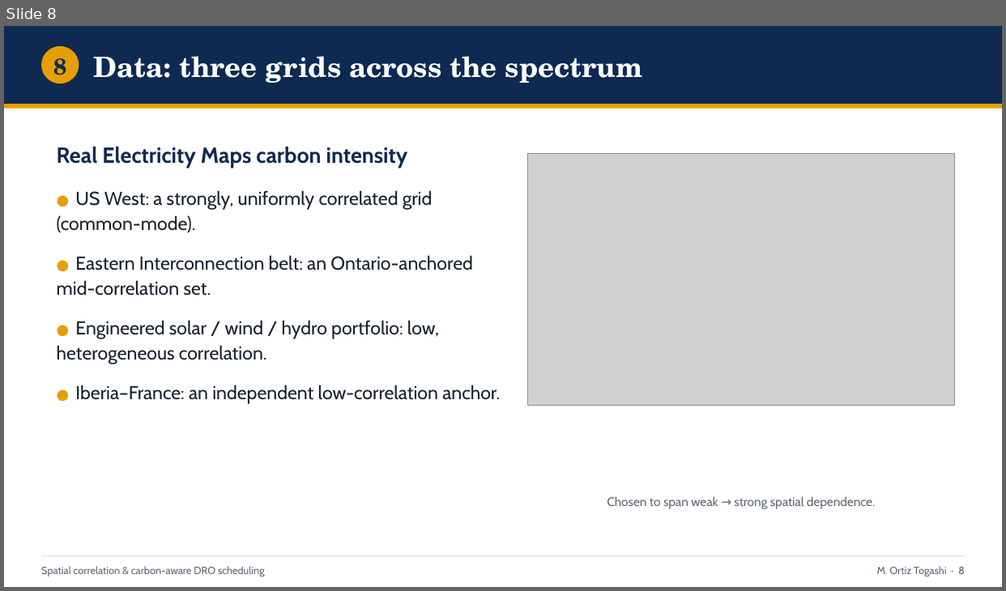
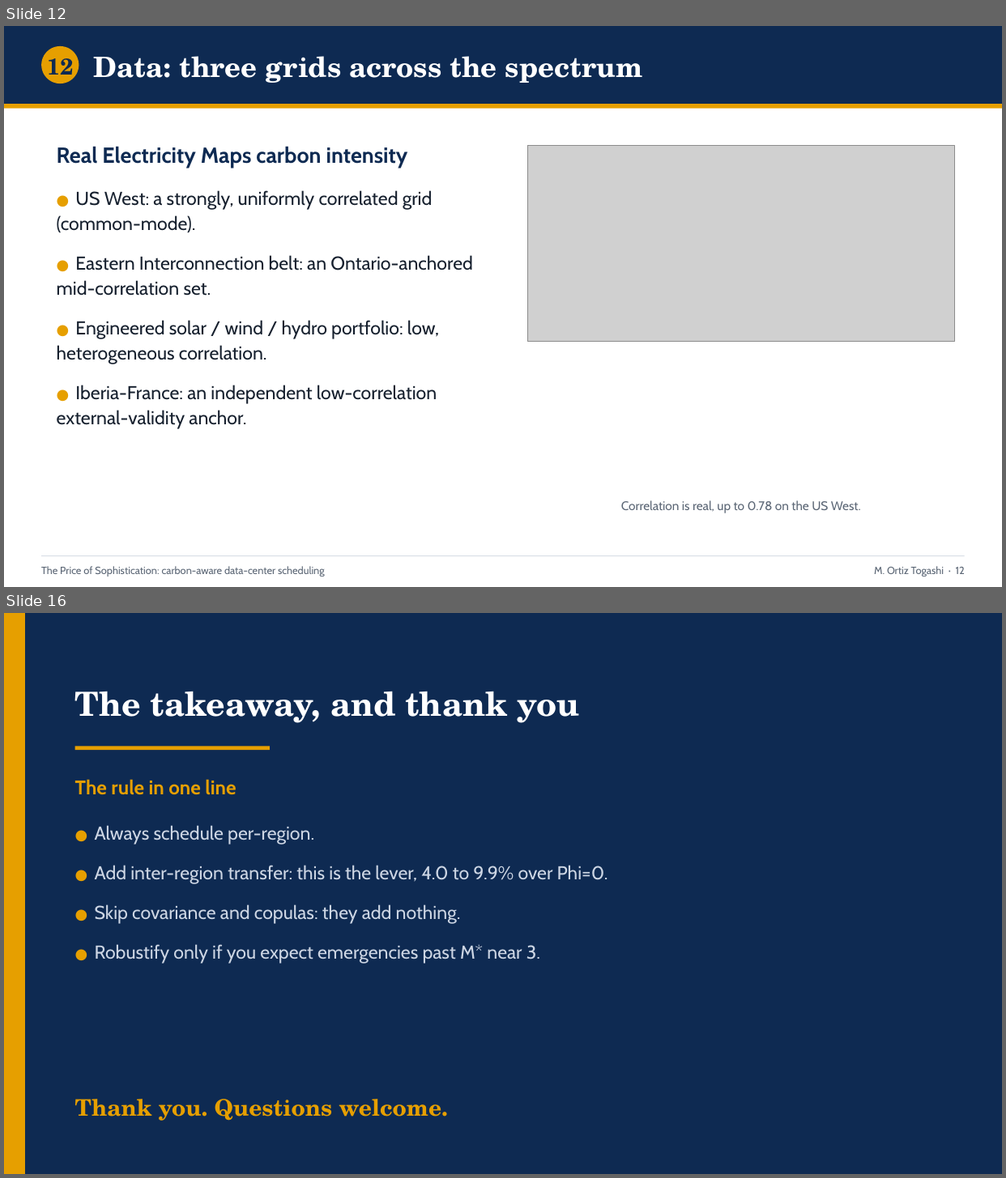
Before and after one commit to ma731/Capstone-in-Operations-Research, a slide deck: deck/capstone_defense.pptx. Shown one above the other, each under a label of ours: slide 8 before the commit, slides 12 and 16 after it; the slides between them are not shown. The pictures are 1006x591 and 1006x1178 pixels, drawn with LibreOffice and Linux fonts; fonts in the diff are those of the drawing; grey boxes stand for pictures. Boxes give left, top, right and bottom in pixels: in the first picture for what was removed or moved away, otherwise in the second. Text is boxed around its words. In the diff, an @@ line names an element or a change of style, - is before the commit and + after.

Commit message:
Pivot to value-first framing; correct transfer-lever savings to verified numbers
Reframe from null-result to "The Price of Sophistication": lead with the
day-ahead migration scheduler (the spatial transfer lever), demote the
spatial-correlation null to a screening rule (RQ2), recast the DRO as
day-ahead forecast-error hedging, and move the copula to an appendix.

Integrity fix: the transfer-lever headline (4.7-10.1% / "8-11 pts") was an
unverified placeholder that conflated two metrics. Ran
scripts/run_part3_transfer_value.py (committed snapshot) and corrected every
artifact to the real out-of-sample CVaR_0.95 reduction over the Phi=0
baseline: 4.0-9.9% (Western 4.0%, Eastern 9.9%, Diversified 9.0%).

- capstone_thesis.tex (28pp body) and full_thesis.tex (57pp): value-first
  restructure, copula demoted to app:copula, number correction
- build_deck.py / poster build_v23.js: deck (18 slides) and poster rebuilt
- plot_part3.py: real savings; crossover marker moved to M*~3

```diff
--- a/deck/capstone_defense.pptx
+++ b/deck/capstone_defense.pptx
@@ slide 16 added at [4,613,1002,1174], background #0E2A52 @@
@@ rectangle added at [4,613,25,1174], fill #E69F00 @@
@@ text added at [75,691,579,723], 32 pt, text #FFFFFF, bold @@
+The takeaway, and thank you
@@ rectangle added at [75,747,270,750], fill #E69F00 @@
@@ text added at [75,779,236,795], 19 pt, text #E69F00, bold @@
+The rule in one line
@@ text added at [95,825,608,964], 18 pt, text #CDD6E4 @@
+● Always schedule per-region.
+● Add inter-region transfer: this is the lever, 4.0 to 9.9% over Phi=0.
+● Skip covariance and copulas: they add nothing.
+● Robustify only if you expect emergencies past M* near 3.
@@ text added at [75,1099,448,1121], 22 pt, text #E69F00, bold @@
+Thank you. Questions welcome.
@@ what was slide 8 is now slide 12 @@
@@ slide 12 changed as well @@
@@ text at [47,58,73,83]: text changed @@
-8
+12
@@ picture: place and size @@
-picture at [528,153,955,407]
+picture at [528,146,955,342]
@@ text at [57,385,437,429]: text changed @@
-● Iberia–France: an independent low-correlation anchor.
+● Iberia-France: an independent low-correlation external-validity anchor.
@@ text at [621,501,861,514]: text changed @@
-Chosen to span weak → strong spatial dependence.
+Correlation is real, up to 0.78 on the US West.
@@ text at [41,566,325,577]: text changed @@
-Spatial correlation & carbon-aware DRO scheduling
+The Price of Sophistication: carbon-aware data-center scheduling
@@ text at [874,566,965,577]: text changed @@
-M. Ortiz Togashi · 8
+M. Ortiz Togashi · 12
```
Also in this commit, not shown: 8 other slides changed, 8 other slides added, 9 slides removed, 42 other files.
